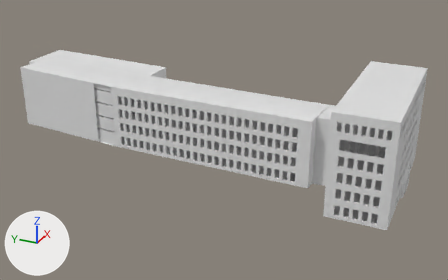
The Blender file blender/dev/3d/edit/hauptgebaeude/hauptgebaeude_v0.4.blend as it was, and as the next commit left it.
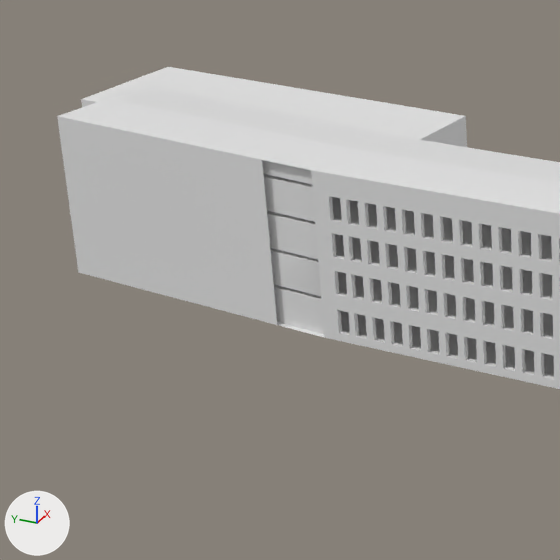
The first picture shows the older version from a camera (50 mm lens) standing at (-160.0, 22.2, 66.5) and looking at (-28.9, 81.1, 1.0). The close-ups show both versions on the part from 0% to 45% of the width and 9% to 81% of the height of that picture; other places that the commit changed are outside them. Every picture has the same lights, and +X, +Y and +Z are marked at lower left.

In view in the first close-up: 'Bibliothek', 'Hauptgebaeude'.
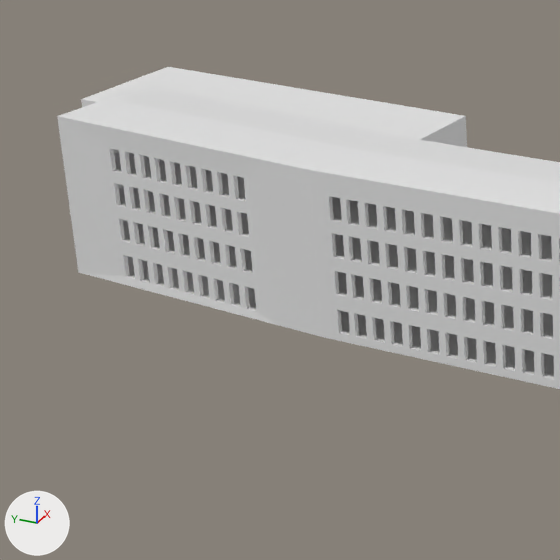
What changed in the scene script:
```text
Change me_cube_001:
    used by ob_hauptgebaeude; location = (-36.0, 40.0, 43.27); scale = (33.0, 12.0, 3.0)
    remove me_cube_001.from_pydata(...)  # 2925 vertices, 2333 faces, 4 loose edges; spans x -0.51..0.55, y -0.43..7.96, z -14.42..-6.82
    add me_cube_001.from_pydata(...)  # 3367 vertices, 2687 faces, 4 loose edges; spans x -0.51..0.55, y -0.43..7.96, z -14.42..-6.82
    me_cube_001 part 1: 410 vertices added at x -0.15..0.23, y 6.09..7.44, z -14.42..-9.83
```

What differs and where, as boxes (x1, y1, x2, y2) in the close-ups (560 x 560 px):
part 1 of me_cube_001, added
    after: (57, 116, 277, 325)
